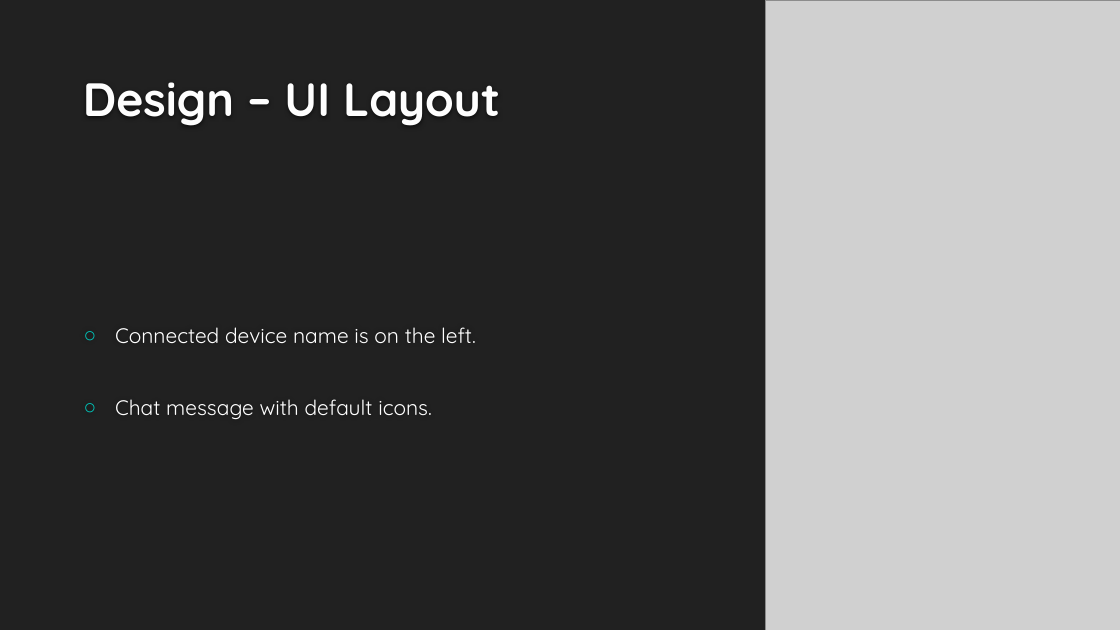
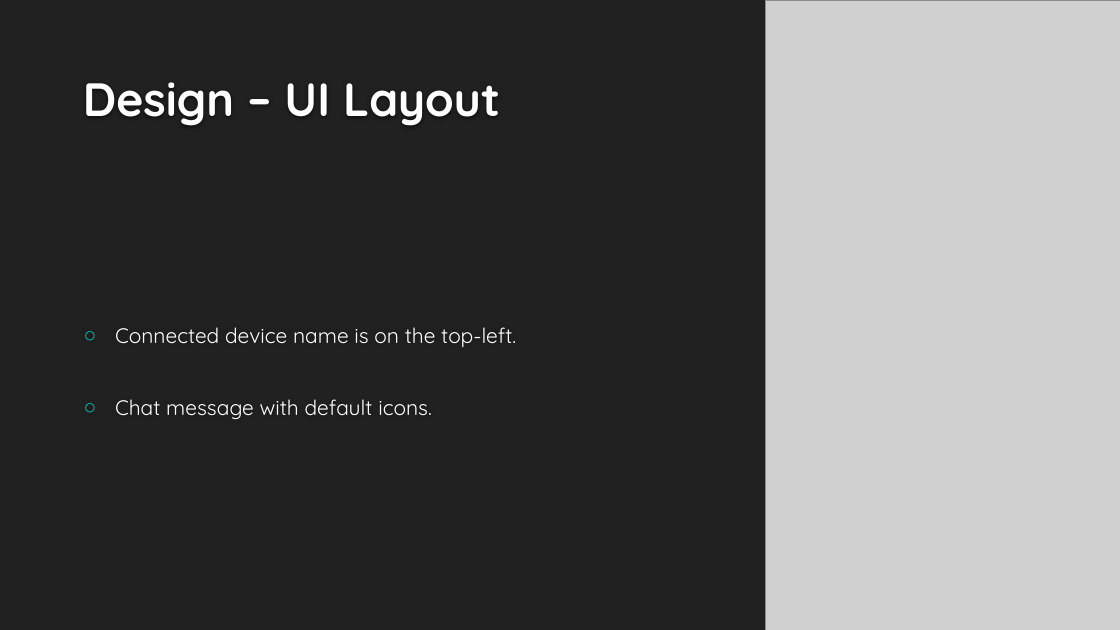
Before and after one commit to peiZ-peter/BluetoothChat, a slide deck: slide 7 of Presentation.pptx. Drawn at 1120x630 pixels with LibreOffice and Linux fonts; fonts in the diff are those of the drawing; grey boxes stand for pictures; background and template pictures are left out. Boxes give left, top, right and bottom in pixels: in the first picture for what was removed or moved away, otherwise in the second. Text is boxed around its words. In the diff, an @@ line names an element or a change of style, - is before the commit and + after.

```diff
--- a/Presentation.pptx
+++ b/Presentation.pptx
@@ text at <box>115,327,516,347</box>: text changed @@
-○ Connected device name is on the left.
+○ Connected device name is on the top-left.
```
Also in this commit, not shown: 9 other slides changed, 4 slides added, 6 slides removed.
